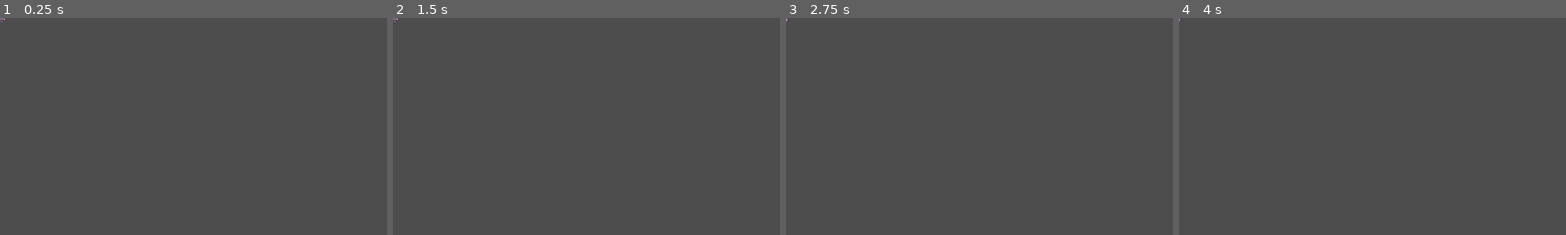
Above: before the commit, frames 1-4 (left to right).
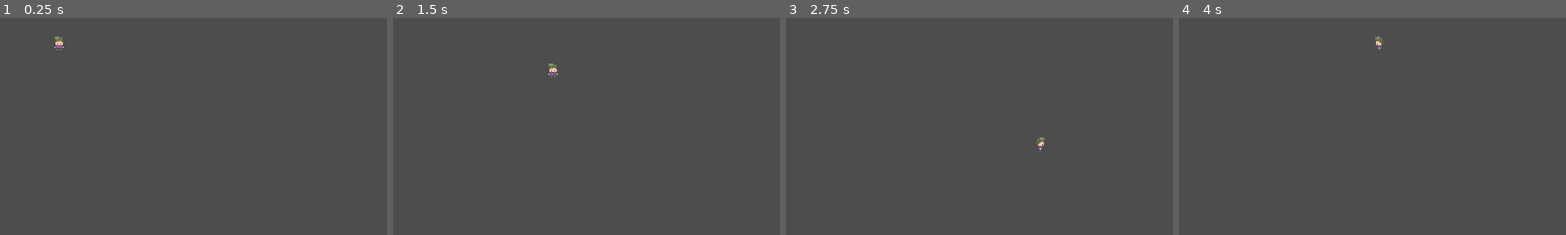
Above: after the commit, the same moments.

Repository: TurnrDev/EchoScape
Game: Godot game, scene res://scenes/level.tscn
Same seed, same stepped clock (60 frames per second), same inputs: the game is played once before the commit and once after it. The project has no main scene, so this scene is started directly.
Inputs:
- Up to frame 1 (0.25 s): no input
- Up to frame 2 (1.5 s): tap Enter at 0.5 s; hold Right (ui_right) 0.53-1.28 s; hold Down (ui_down) from 1.28 s (still down)
- Up to frame 3 (2.75 s): tap Space at 2 s; release Down (ui_down) at 2.03 s; hold Right (ui_right) from 2.03 s (still down)
- Up to frame 4 (4 s): tap Enter at 2.75 s; release Right (ui_right) at 2.78 s; hold Up (ui_up) 2.78-3.53 s; tap Space at 3.5 s; hold Left (ui_left) from 3.53 s (still down)
The pictures show only the part of the screen within x 0-50%, y 0-50%; the shares and areas given below are measured in that part.

The runs differ from the first frame. In frame 1, 0.1% of the frame differs, in the area x 0-17%, y 0-16%; in frame 2, 0.1%; in frame 3, less than 0.1%; in frame 4, less than 0.1%.

Commit message:
Actually move character

Diff:
--- a/characters/player.gd
+++ b/characters/player.gd
@@ -9,7 +9,6 @@
 func _physics_process(delta):
 	var direction: Vector2 = Input.get_vector("ui_left", "ui_right", "ui_up", "ui_down")
 
-
 	# Set facing value
 	for cardinal_direction in cardinal_directions:
 		if direction.distance_to(cardinal_direction) < direction.distance_to(facing):
@@ -17,3 +16,6 @@
 
 	# Update Sprite
 	$adam.frame = texture_dir_map[facing]
+
+	# Finally, move
+	position += direction * 200 * delta
--- a/scenes/level.tscn
+++ b/scenes/level.tscn
@@ -5,3 +5,4 @@
 [node name="Level" type="Node"]
 
 [node name="player" parent="." instance=ExtResource("1_gc2k5")]
+position = Vector2(88, 42)
